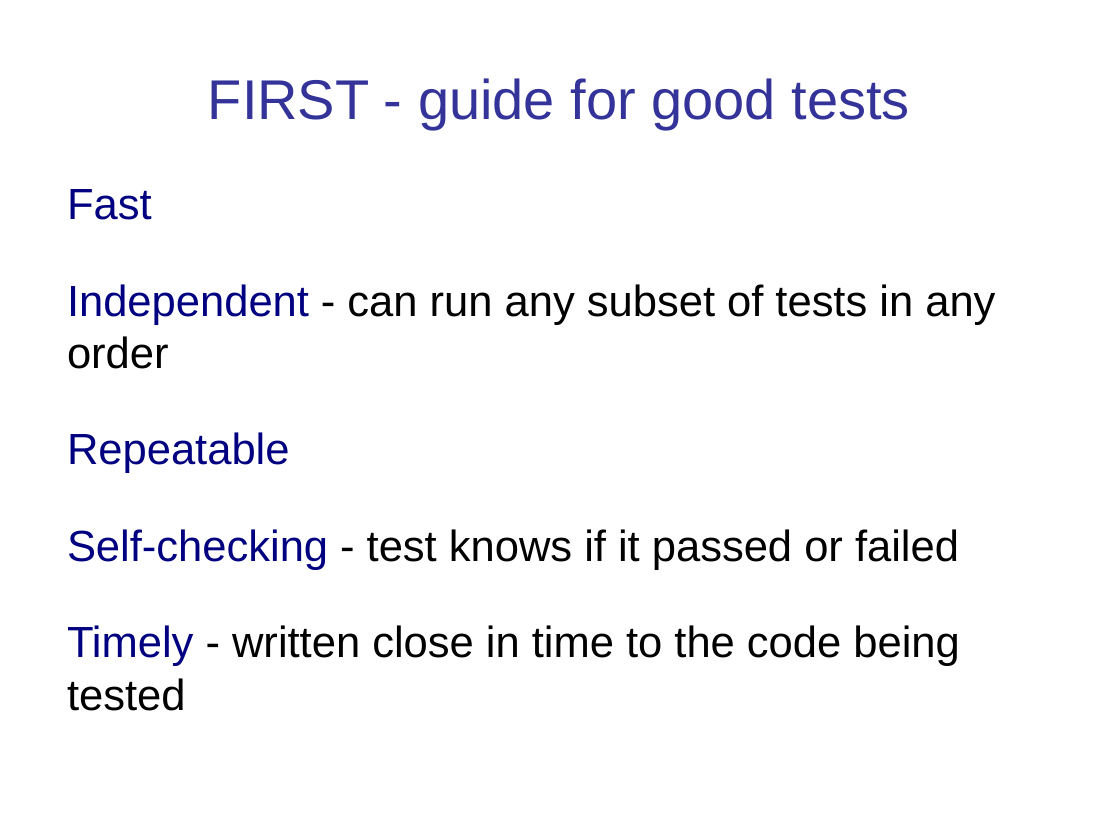
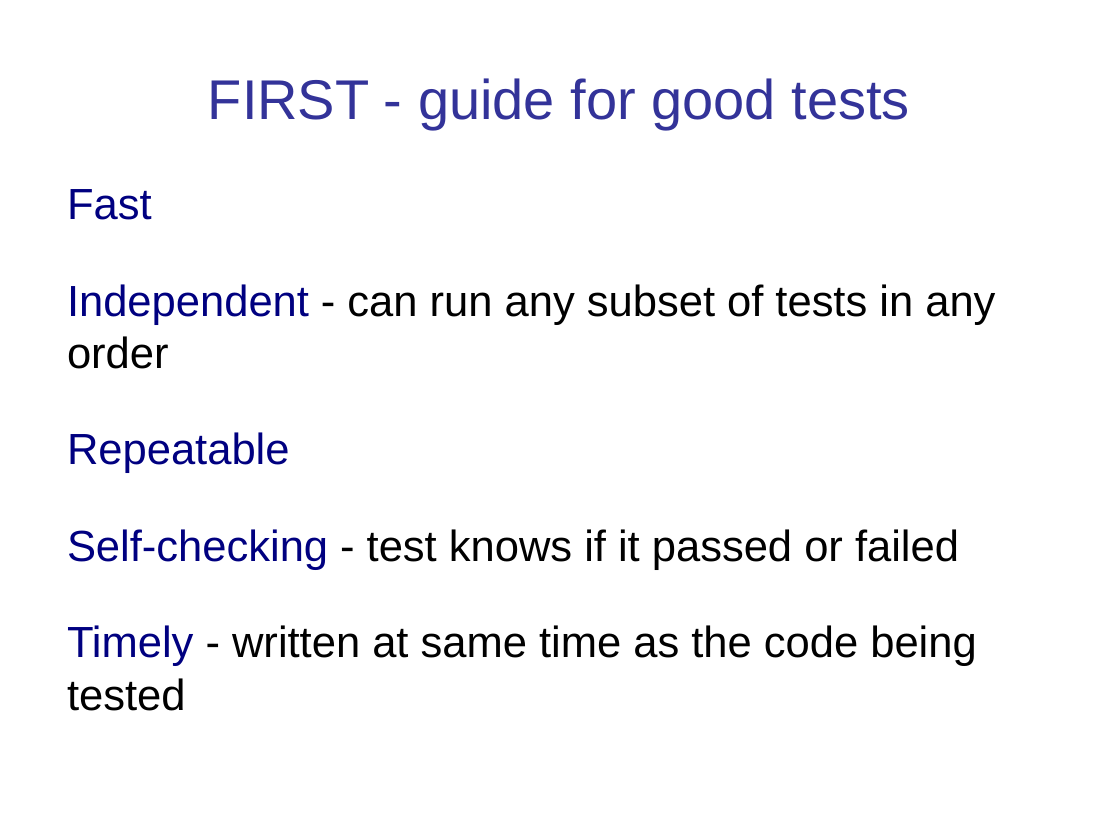
Before and after one commit to cpske/ISP, a slide deck: slide 13 of testing/Intro-to-Testing.ppt (slide 9 before the commit). Drawn at 1120x840 pixels with LibreOffice and Linux fonts; fonts in the diff are those of the drawing. Boxes give left, top, right and bottom in pixels: in the first picture for what was removed or moved away, otherwise in the second. Text is boxed around its words. In the diff, an @@ line names an element or a change of style, - is before the commit and + after.

```diff
--- a/testing/Intro-to-Testing.ppt
+++ b/testing/Intro-to-Testing.ppt
@@ text at [67, 625, 976, 711]: text changed @@
-Timely - written close in time to the code being tested
+Timely - written at same time as the code being tested
```
Also in this commit, not shown: 7 other slides changed, 5 slides added, 1 slide removed, 11 other files.
